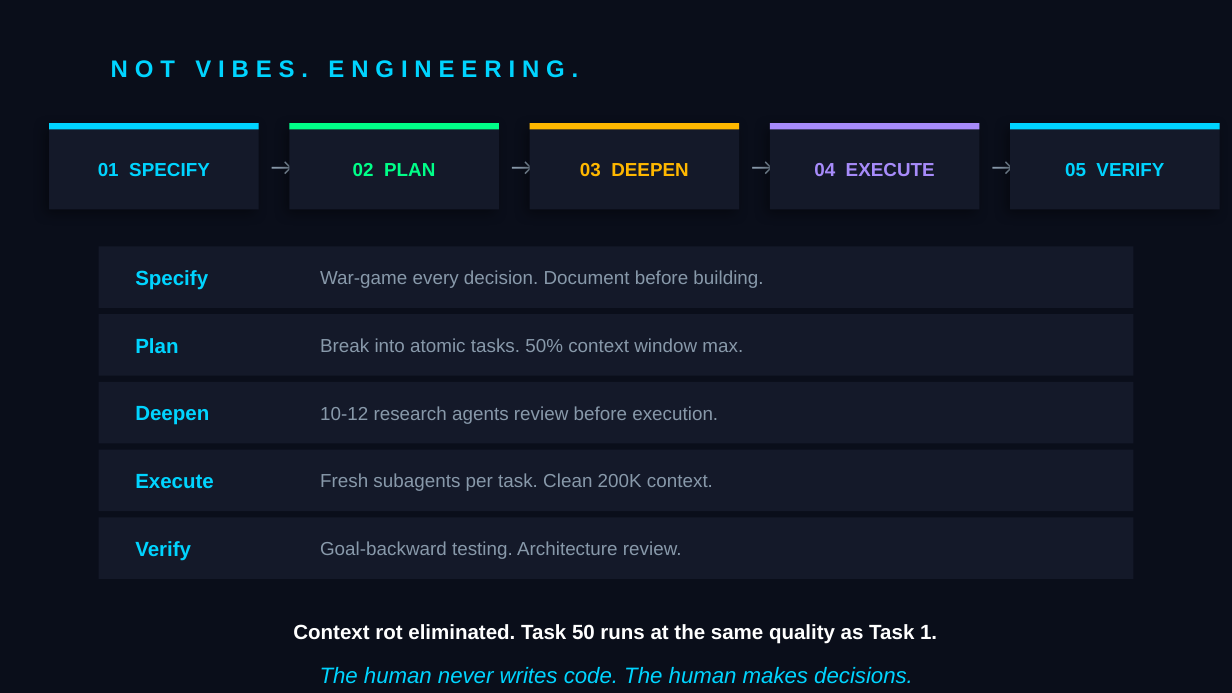
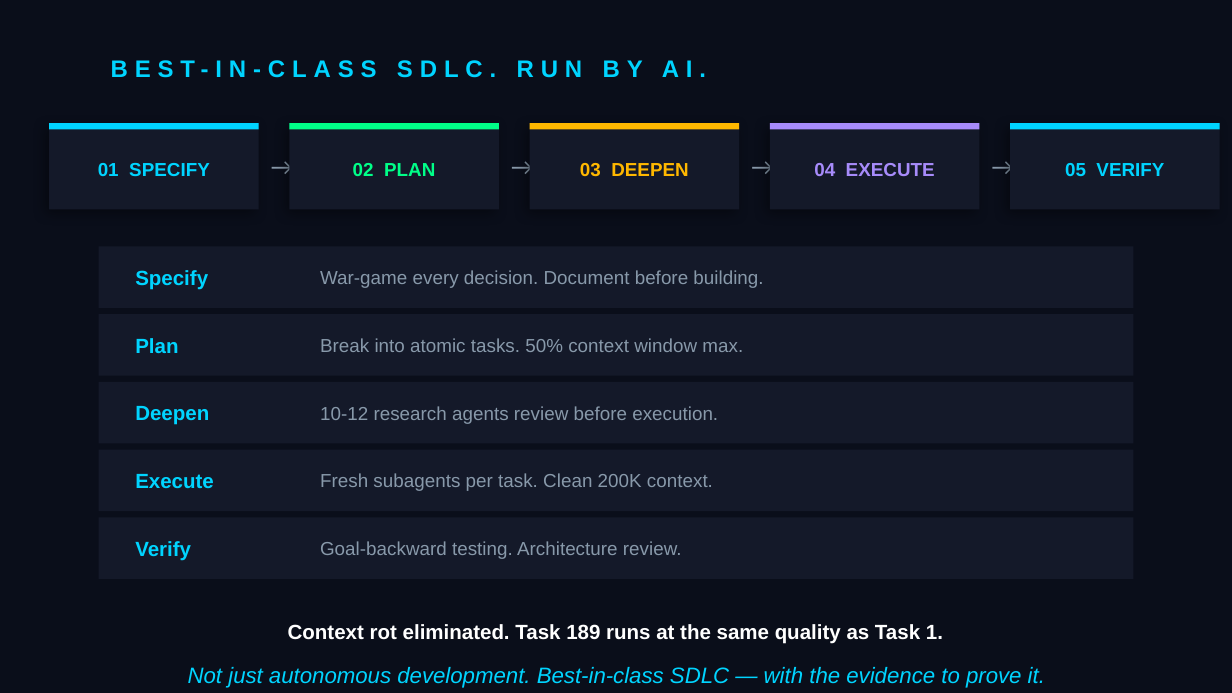
Before and after one commit to mbriggsy/ai-learning-journey, a slide deck: slide 8 of projects/top-down-racer-02/docs/summary/AI-Autonomy-Executive-Deck.pptx. Drawn at 1232x693 pixels with LibreOffice and Linux fonts; fonts in the diff are those of the drawing. Boxes give left, top, right and bottom in pixels: in the first picture for what was removed or moved away, otherwise in the second. Text is boxed around its words. In the diff, an @@ line names an element or a change of style, - is before the commit and + after.

```diff
--- a/projects/top-down-racer-02/docs/summary/AI-Autonomy-Executive-Deck.pptx
+++ b/projects/top-down-racer-02/docs/summary/AI-Autonomy-Executive-Deck.pptx
@@ text at box(111, 60, 706, 78): text changed @@
-NOT VIBES. ENGINEERING.
+BEST-IN-CLASS SDLC. RUN BY AI.
@@ text at box(288, 624, 943, 644): text changed @@
-Context rot eliminated. Task 50 runs at the same quality as Task 1.
+Context rot eliminated. Task 189 runs at the same quality as Task 1.
@@ text at box(188, 667, 1045, 688): text changed @@
-The human never writes code. The human makes decisions.
+Not just autonomous development. Best-in-class SDLC — with the evidence to prove it.
```
Also in this commit, not shown: 2 other slides changed, 1 slide added, 1 slide removed, 1 other file.
